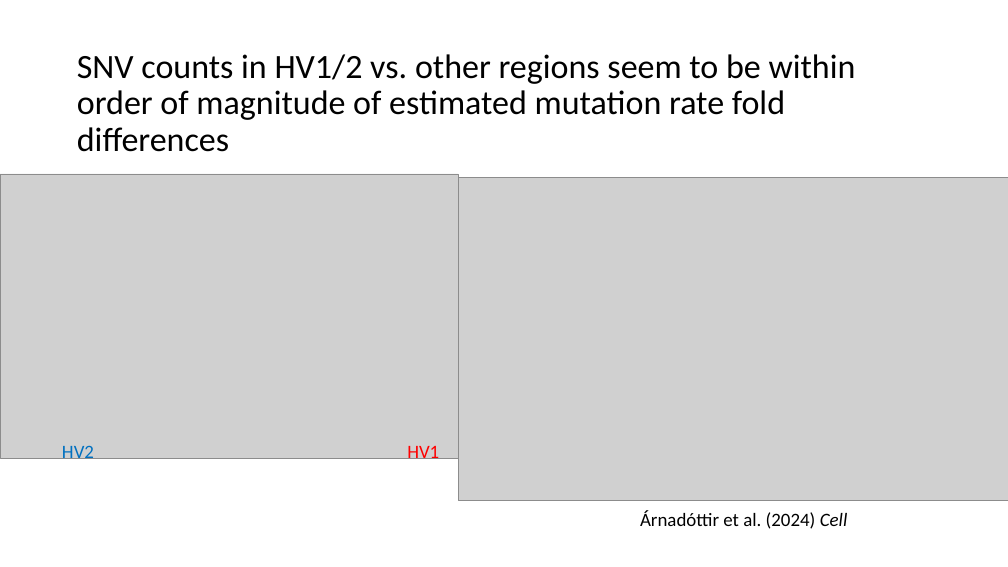
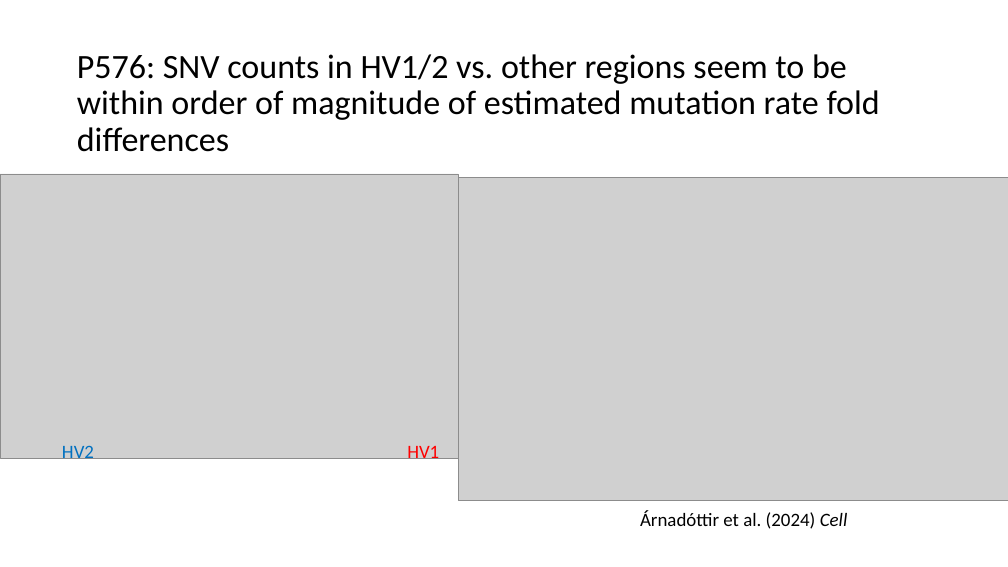
Before and after one commit to tybottorff/bottorffdocs, a slide deck: slide 3 of presentations/weekly_meetings/7_25_24.pptx. Drawn at 1008x567 pixels with LibreOffice and Linux fonts; fonts in the diff are those of the drawing; grey boxes stand for pictures. Boxes give left, top, right and bottom in pixels: in the first picture for what was removed or moved away, otherwise in the second. Text is boxed around its words. In the diff, an @@ line names an element or a change of style, - is before the commit and + after.

```diff
--- a/presentations/weekly_meetings/7_25_24.pptx
+++ b/presentations/weekly_meetings/7_25_24.pptx
@@ title at (x1=77, y1=54, x2=880, y2=152): text changed @@
-SNV counts in HV1/2 vs. other regions seem to be within order of magnitude of estimated mutation rate fold differences
+P576: SNV counts in HV1/2 vs. other regions seem to be within order of magnitude of estimated mutation rate fold differences
```
Also in this commit, not shown: 1 other slide changed, 8 slides added, 4 slides removed.
